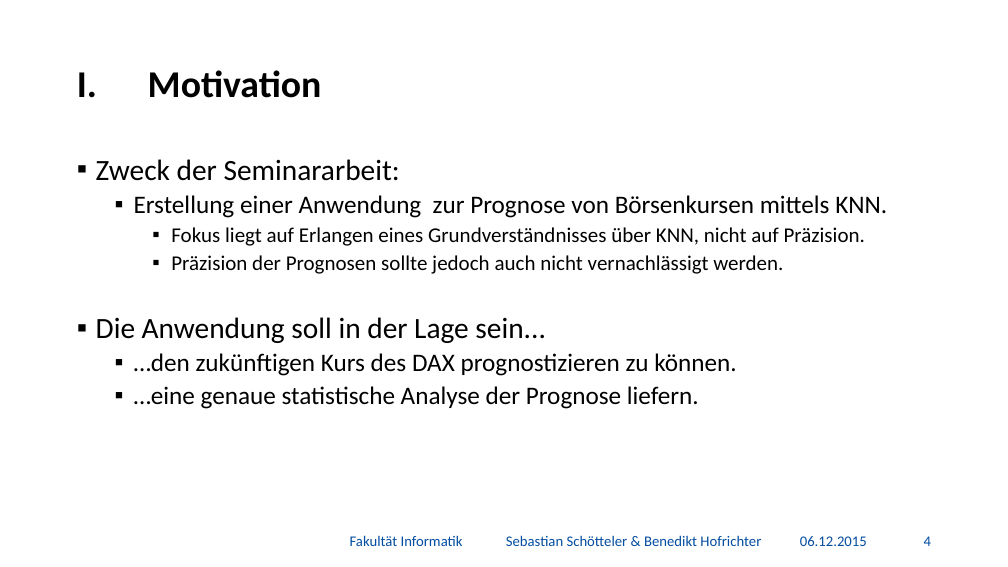
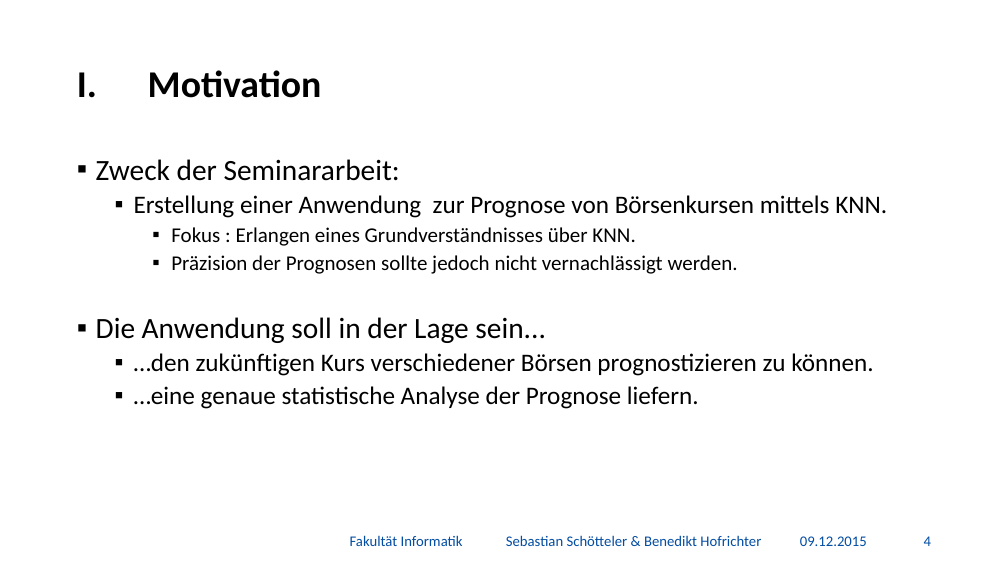
Before and after one commit to BenediktGitGit/soco15, a slide deck: slide 5 of 3b) Vortrag/Präsentation.pptx. Drawn at 1008x567 pixels with LibreOffice and Linux fonts; fonts in the diff are those of the drawing; background and template pictures are left out. Boxes give left, top, right and bottom in pixels: in the first picture for what was removed or moved away, otherwise in the second. Text is boxed around its words. In the diff, an @@ line names an element or a change of style, - is before the commit and + after.

Commit message:
Präsentation

```diff
--- a/3b) Vortrag/Präsentation.pptx
+++ b/3b) Vortrag/Präsentation.pptx
@@ text at bbox=[171, 227, 738, 274]: text changed @@
-    ▪ Fokus liegt auf Erlangen eines Grundverständnisses über KNN, nicht auf Präzision.
-    ▪ Präzision der Prognosen sollte jedoch auch nicht vernachlässigt werden.
+    ▪ Fokus : Erlangen eines Grundverständnisses über KNN.
+    ▪ Präzision der Prognosen sollte jedoch nicht vernachlässigt werden.
@@ text at bbox=[134, 353, 874, 376]: text changed @@
-  ▪ …den zukünftigen Kurs des DAX prognostizieren zu können.
+  ▪ …den zukünftigen Kurs verschiedener Börsen prognostizieren zu können.
@@ text at bbox=[800, 536, 867, 546]: text changed @@
-06.12.2015
+09.12.2015
```
Also in this commit, not shown: 45 other slides changed, 4 slides added, 1 other file.
